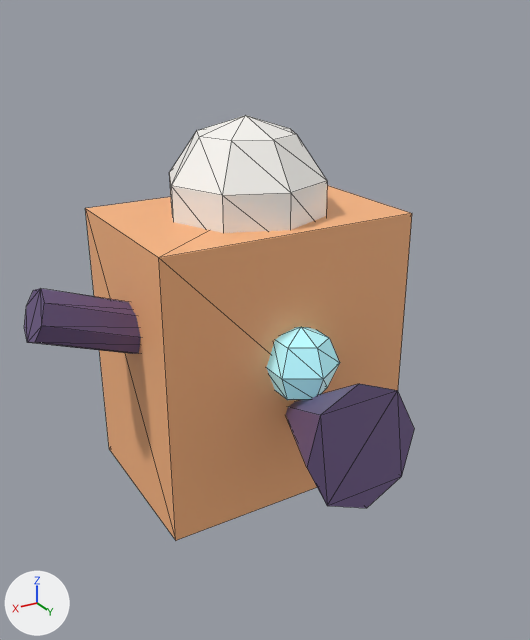
Two versions of the glTF model assets/models/tool_ind.glb, one commit apart.
Camera for both pictures: a camera (50 mm lens) standing at (0.567, 1.001, 0.83) and looking at (0.072, 0.177, 0.417). Arrows for +X, +Y and +Z are at lower left; the lights stay in place. The picture after the commit comes second. Mesh edges are drawn as thin lines. Where no turn or scale is listed for an object, it has been applied to the vertices. Vertices at exactly the same position are counted once.

Names of what the first picture shows: 'body', 'cap', 'hose', 'lamp', 'nozzle'.
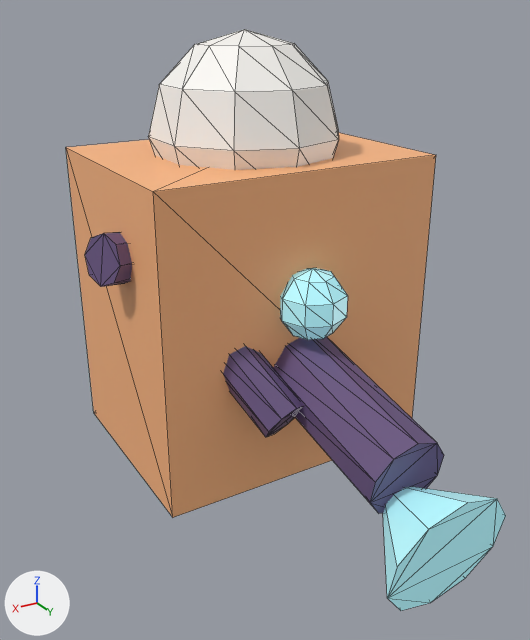
The change, as a diff of the scene's bpy script:
```diff
--- a/assets/models/tool_ind.glb.py
+++ b/assets/models/tool_ind.glb.py
@@ me_cube @@
-me_cube.from_pydata(...)  # 8 vertices, 12 faces; spans x -0.216..0.216, y -0.148..0.148, z -0.229..0.229
+me_cube.from_pydata(...)  # 8 vertices, 12 faces; spans x -0.229..0.229, y -0.176..0.176, z -0.243..0.243
+# me_cube part 1: the whole mesh is scaled about its middle by (1.06, 1.18, 1.06)
 me_cube.materials.append(mat_body)
@@ me_sphere @@
-me_sphere.from_pydata(...)  # 34 vertices, 64 faces; spans x -0.128..0.128, y -0.128..0.128, z -0.135..0.135
+me_sphere.from_pydata(...)  # 52 vertices, 100 faces; spans x -0.141..0.141, y -0.149..0.149, z -0.148..0.148
+# me_sphere part 2: 34 vertices removed from x -0.128..0.128, y -0.128..0.128, z -0.135..0.135; 52 vertices added at x -0.141..0.141, y -0.149..0.149, z -0.148..0.148, forming a UV sphere (10 segments, 6 rings, poles along z)
 me_sphere.materials.append(mat_white)
@@ me_sphere_001 @@
-me_sphere_001.from_pydata(...)  # 20 vertices, 36 faces; spans x -0.0526..0.0526, y -0.0608..0.0608, z -0.0608..0.0608
+me_sphere_001.from_pydata(...)  # 34 vertices, 64 faces; spans x -0.0514..0.0514, y -0.0514..0.0514, z -0.054..0.054
+# me_sphere_001 part 3: 20 vertices removed from x -0.0526..0.0526, y -0.0608..0.0608, z -0.0608..0.0608; 34 vertices added at x -0.0514..0.0514, y -0.0514..0.0514, z -0.054..0.054, forming a UV sphere (8 segments, 5 rings, poles along z)
 me_sphere_001.materials.append(mat_cyan)
@@ me_cone @@
 # used by ob_nozzle; parent = ob_tool_ind; location = (0.0, 0.216, 0.243); rotation_euler = (1.745, 0.0, 0.0), in degrees (100, 0, 0)
-me_cone.from_pydata(...)  # 9 vertices, 14 faces; spans x -0.094..0.094, y -0.094..0.094, z -0.108..0.108
+me_cone.from_pydata(...)  # 20 vertices, 36 faces; spans x -0.058..0.058, y -0.061..0.061, z -0.148..0.148
+# me_cone part 4: the whole mesh is rebuilt
 me_cone.materials.append(mat_ink)
@@ ob_body @@
 ob_body = bpy.data.objects.new('body', me_cube)
-ob_body.location = (0.0, 0.0, 0.297)
+ob_body.location = (0.0, 0.0, 0.378)
@@ ob_cap @@
 ob_cap = bpy.data.objects.new('cap', me_sphere)
-ob_cap.location = (0.0, 0.0, 0.54)
+ob_cap.location = (0.0, 0.0, 0.648)
@@ ob_hose @@
-ob_hose = bpy.data.objects.new('hose', me_cylinder)
@@ ob_lamp @@
 ob_lamp = bpy.data.objects.new('lamp', me_sphere_001)
-ob_lamp.location = (0.0, 0.162, 0.324)
+ob_lamp.location = (0.0, 0.189, 0.432)
@@ ob_nozzle @@
 ob_nozzle.parent = ob_tool_ind
-ob_nozzle.location = (0.0, 0.216, 0.243)
-ob_nozzle.rotation_euler = (1.745, 0.0, 0.0)  # degrees (100, 0, 0)
+ob_nozzle.location = (0.0, 0.27, 0.297)
+ob_nozzle.rotation_euler = (1.361, 0.0, 0.0)  # degrees (78, 0, 0)
@@ ob_mouth @@
+ob_mouth = bpy.data.objects.new('mouth', me_cone_1)  # 11 vertices, 18 faces; spans x -0.09..0.09, y -0.066..0.086, z -0.106..0.078; in mat_cyan (cyan #b3f6ff, glowing dark cyan #55777c)
+ob_mouth.location = (0.0, 0.432, 0.216)
@@ ob_hose_b @@
+ob_hose_b = bpy.data.objects.new('hose_b', me_cylinder_002)  # 16 vertices, 28 faces; spans x -0.061..0.061, y -0.105..0.105, z -0.091..0.091; in mat_ink (purple #695581)
+ob_hose_b.location = (0.108, 0.162, 0.351)
@@ ob_hose_a @@
+ob_hose_a = bpy.data.objects.new('hose_a', me_cylinder_001)  # 16 vertices, 28 faces; spans x -0.113..0.113, y -0.072..0.072, z -0.056..0.056; in mat_ink (purple #695581)
+ob_hose_a.location = (0.162, 0.02, 0.486)
```

Changed parts and their boxes (x1, y1, x2, y2) in the pictures (530 x 640 px):
'body', moved, rescaled (13% wider, 8% taller): before (85, 185, 412, 540); after (66, 132, 436, 517)
'cap', reshaped, moved (20% wider, 19% taller): before (169, 115, 327, 233); after (149, 29, 339, 170)
'nozzle', reshaped, moved, turned: before (286, 384, 414, 508); after (273, 337, 444, 513)
'mouth', added: after (383, 487, 506, 611)
'lamp', reshaped, moved (8% narrower): before (266, 327, 340, 400); after (280, 268, 348, 340)
'hose', deleted: before (24, 289, 141, 354)
'hose_b', added (purple): after (223, 346, 302, 437)
'hose_a', added: after (85, 232, 132, 287)
